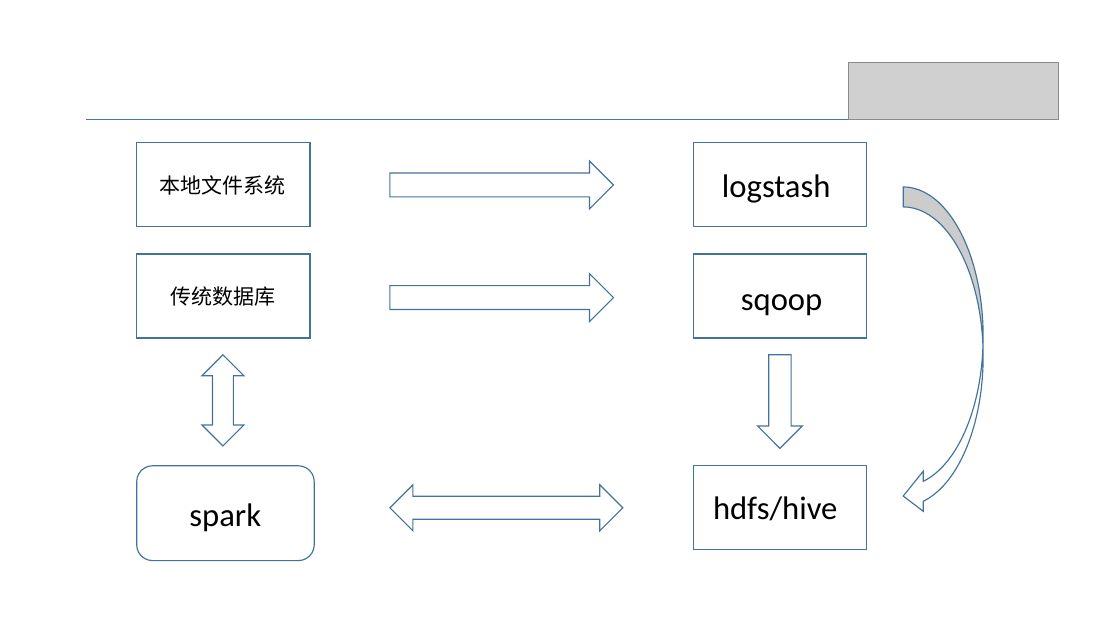
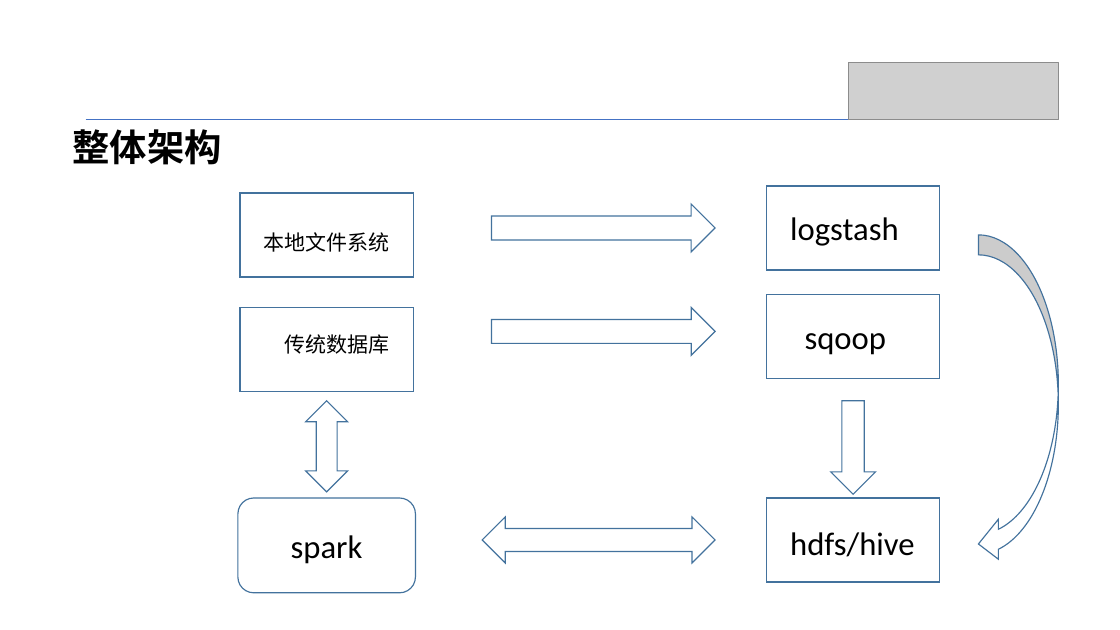
Before and after one commit to Shyekyo/event, a slide deck: slide 3 of src/resources/账务系统存储过程重构方案.pptx (slide 8 before the commit). Drawn at 1120x630 pixels with LibreOffice and Linux fonts; fonts in the diff are those of the drawing; grey boxes stand for pictures. Boxes give left, top, right and bottom in pixels: in the first picture for what was removed or moved away, otherwise in the second. Text is boxed around its words. In the diff, an @@ line names an element or a change of style, - is before the commit and + after.

```diff
--- a/src/resources/账务系统存储过程重构方案.pptx
+++ b/src/resources/账务系统存储过程重构方案.pptx
@@ text added at [73, 129, 222, 165], 32 pt, text #000000, bold @@
+整体架构
@@ rectangle: place and size @@
-rectangle at [137, 143, 310, 227]
+rectangle at [240, 193, 413, 277]
@@ right arrow: place and size @@
-right arrow at [390, 161, 613, 209]
+right arrow at [492, 204, 715, 252]
@@ rectangle: place and size @@
-rectangle at [693, 143, 866, 227]
+rectangle at [766, 186, 939, 270]
@@ text "logstash": place and size @@
-text "logstash" at [722, 174, 831, 203]
+text "logstash" at [790, 217, 899, 246]
@@ text "本地文件系统": place and size @@
-text "本地文件系统" at [160, 175, 286, 195]
+text "本地文件系统" at [264, 232, 390, 252]
@@ curved left arrow: place and size @@
-curved left arrow at [903, 187, 983, 517]
+curved left arrow at [979, 235, 1059, 565]
@@ rectangle: place and size @@
-rectangle at [693, 254, 866, 338]
+rectangle at [766, 295, 939, 379]
@@ rectangle: place and size @@
-rectangle at [137, 254, 310, 338]
+rectangle at [240, 308, 413, 392]
@@ text "传统数据库": place and size @@
-text "传统数据库" at [170, 286, 275, 306]
+text "传统数据库" at [285, 334, 390, 354]
@@ right arrow: place and size @@
-right arrow at [390, 274, 613, 322]
+right arrow at [492, 308, 715, 355]
@@ text "sqoop": place and size @@
-text "sqoop" at [741, 294, 822, 316]
+text "sqoop" at [805, 333, 886, 355]
@@ up down arrow: place and size @@
-up down arrow at [202, 355, 244, 445]
+up down arrow at [306, 401, 348, 492]
@@ down arrow: place and size @@
-down arrow at [758, 355, 802, 448]
+down arrow at [831, 401, 875, 494]
@@ rounded rectangle: place and size @@
-rounded rectangle at [137, 466, 314, 561]
+rounded rectangle at [238, 498, 415, 593]
@@ rectangle: place and size @@
-rectangle at [693, 466, 866, 550]
+rectangle at [766, 498, 939, 582]
@@ text "spark": place and size @@
-text "spark" at [189, 503, 261, 532]
+text "spark" at [291, 535, 363, 564]
@@ left right arrow: place and size @@
-left right arrow at [390, 485, 623, 531]
+left right arrow at [482, 517, 715, 563]
@@ text "hdfs/hive": place and size @@
-text "hdfs/hive" at [713, 496, 837, 521]
+text "hdfs/hive" at [790, 532, 914, 557]
```
Also in this commit, not shown: 2 other slides changed, 14 slides added, 11 other files.
